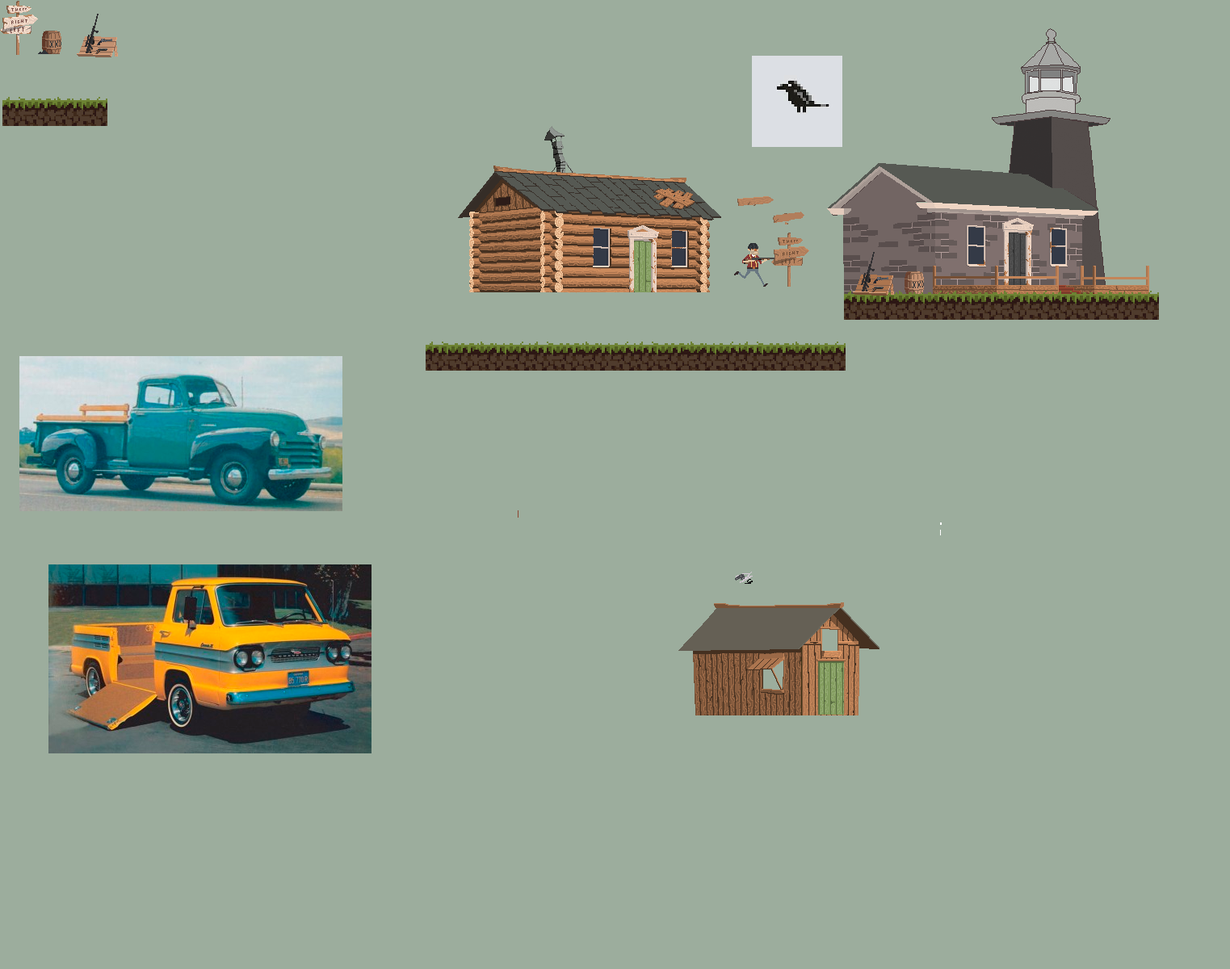
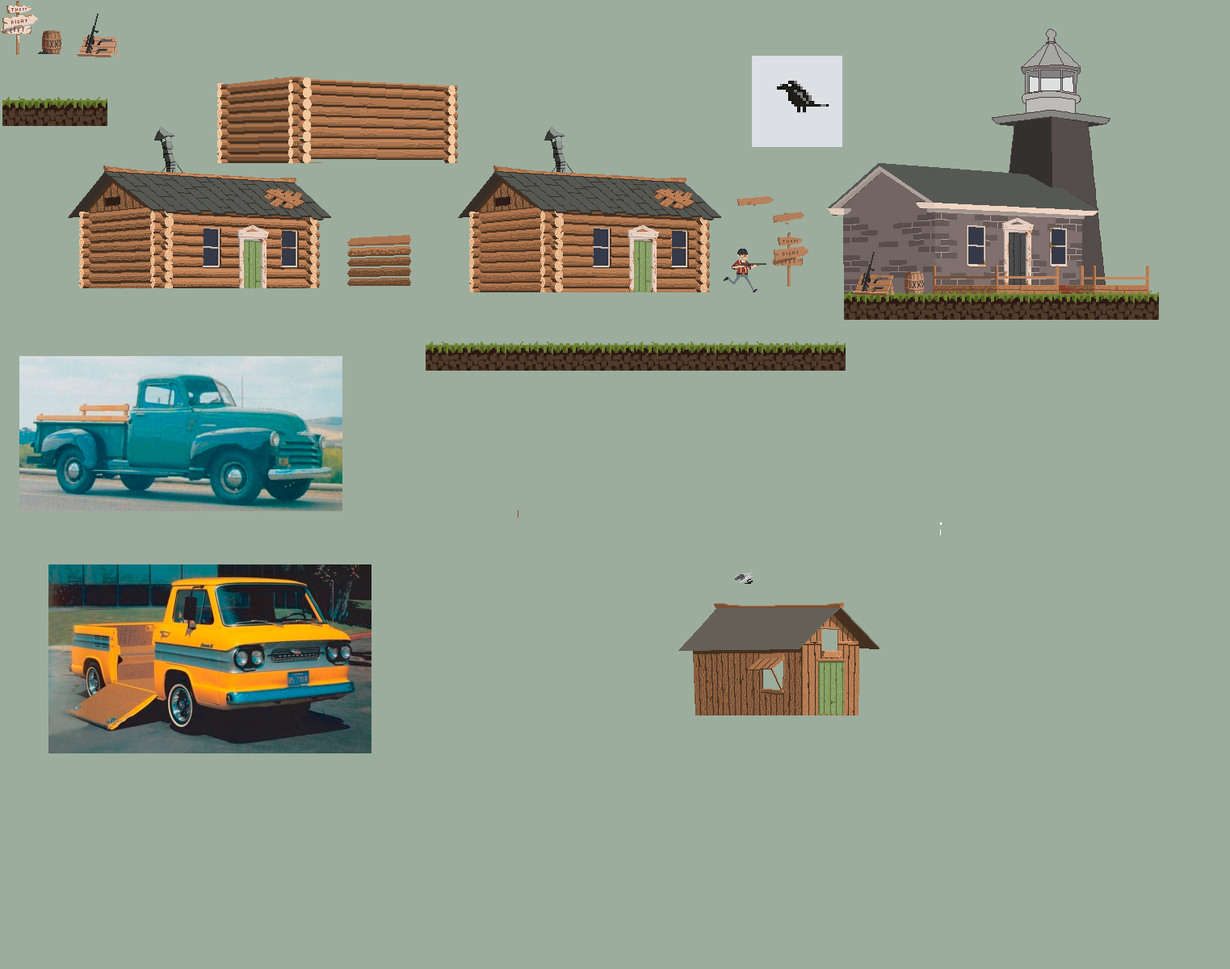
Two versions of the same layered image (1230 x 969). Layer-by-layer changes:
added layer "Layer 135" above "Layer 116" over [left=67, top=125, right=332, bottom=289]
painted on "Layer 105" over [left=664, top=196, right=677, bottom=202]
painted on "Layer 103" over [left=658, top=196, right=674, bottom=208]
painted on "Layer 99" over [left=498, top=167, right=701, bottom=228]
removed layer "Layer 73" (was 40%) over [left=544, top=276, right=699, bottom=294]
painted on "Layer 7" over [left=637, top=217, right=775, bottom=293]
removed layer "Layer 94" (was 30%) over [left=473, top=207, right=542, bottom=293]
removed layer "Layer 74" (was 40%) over [left=543, top=205, right=701, bottom=277]
painted on "Layer 78" over [left=561, top=225, right=672, bottom=268]
painted on "Layer 76" over [left=590, top=226, right=694, bottom=266]
painted on "Layer 56 copy 2" (2nd of 2) over [left=566, top=242, right=659, bottom=247]
added layer "Layer 133 copy" above "Layer 134" over [left=347, top=234, right=411, bottom=286]
added layer "Layer 133" above "Layer 80 copy" over [left=477, top=207, right=542, bottom=291]
added layer "Layer 80 copy" above "Group 1" over [left=217, top=76, right=541, bottom=277]
added group "Group 1" with 1 layers above "Layer 59 copy" over [left=472, top=205, right=710, bottom=293]
moved "Layer 80" into group "Group 1", painted on it over [left=472, top=205, right=710, bottom=293]
painted on "Layer 69" over [left=563, top=236, right=697, bottom=293]
